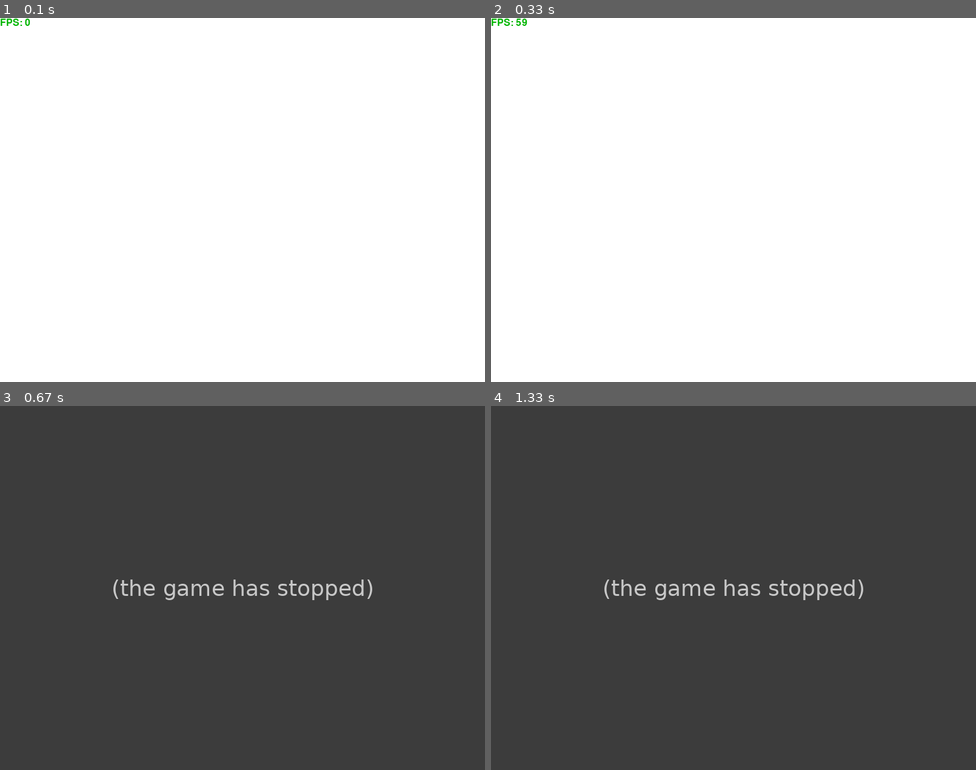
Above: before the commit, frames 1-4 (two rows, left to right).
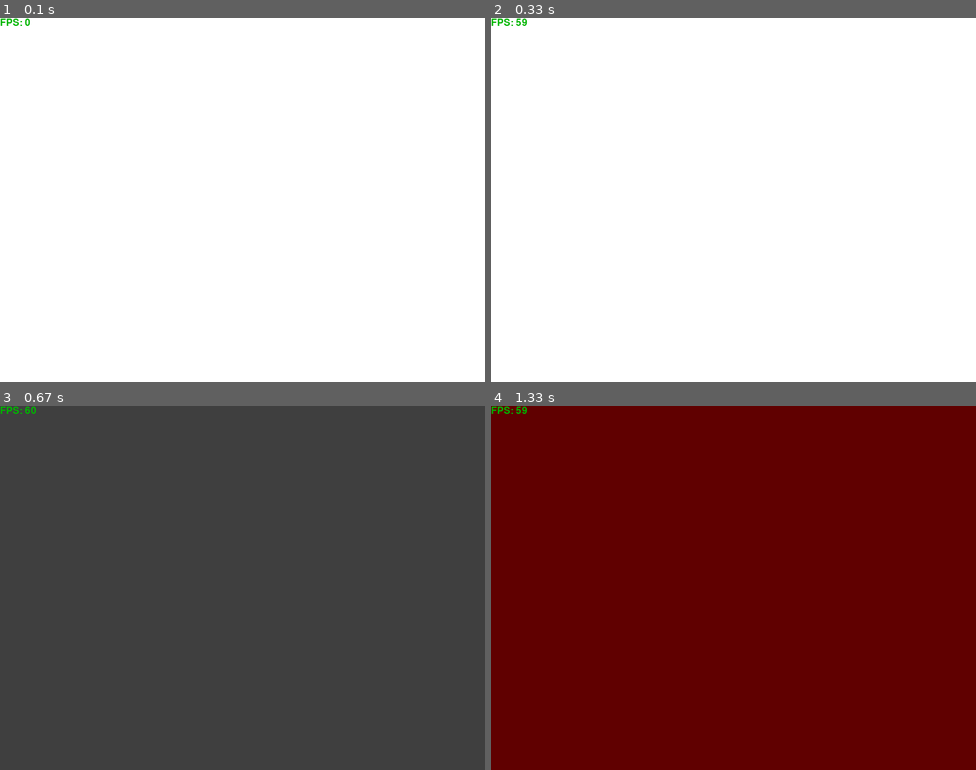
Above: after the commit, the same moments.

Repository: danielamador/pygame_game
Game: pygame game, started from first_game.py
Two runs of this game, one before a commit and one after it. Both use one fixed random seed, a clock stepped at 60 frames per second and the inputs below.
Inputs:
- Up to frame 1 (0.1 s): no input
- Up to frame 2 (0.33 s): no input
- Up to frame 3 (0.67 s): hold Q from 0.33 s (still down)
- Up to frame 4 (1.33 s): release Q at 0.8 s

Frames 1-2 are identical in both runs. In frame 3, 0.9% of the frame differs, in the area x 0-77%, y 0-54%; in frame 4, 100%, in the area x 0-100%, y 0-100%.
Error before the commit: AttributeError: 'GameManager' object has no attribute 'draw_elems' (first_game.py line 60); the game stopped at 0.33 s (later frames are placeholders)

Commit message:
Transition implemented

Diff:
--- a/first_game.py
+++ b/first_game.py
@@ -4,6 +4,8 @@
 
 #!!!COLOR KEY only works without alpha channel(and somehow makes sense)
 #!!!!!!!!!!!!!!!!!!!!!!!!!!!!!!!!!!!!!!!!!!!!!!!!!!!!!!!!!!!!!!!!!!!!!!
+
+#TODO: Implement scene transition
 
 COLOR_RED   = (255, 0,   0,   255)
 COLOR_GREEN = (0,   180, 0,   255)
@@ -22,6 +24,7 @@
     def __init__(self):
         self.screen = None
         self.scenes = []
+        self.active_scene = 0
         self.scr_dimen = (0, 0)
         self.main_loop_on = True
         self.time_elapsed = 0
@@ -57,11 +60,12 @@
             if event.type == pygame.QUIT:
                 self.main_loop_on = False
             if event.type == pygame.KEYDOWN:
-                for elems in self.draw_elems:
-                    elems._process_events(event.key)
+                #for elems in self.draw_elems:
+                #    elems._process_events(event.key)
                 if event.key == pygame.K_F1:
                     self.render_fps = not self.render_fps
                 if event.key == pygame.K_q or event.key == pygame.K_ESCAPE:
+                    self.transition(0, 1)
                     self.main_loop_on = False
 
 
@@ -73,13 +77,42 @@
 
     def main_loop(self):
         while True == self.main_loop_on:
-            for cena in self.scenes:
-                cena.draw()
+            self.scenes[self.active_scene].draw()
             self._render_fps(self.clock.get_fps())
             pygame.display.flip()
             self.time_elapsed += self.clock.tick(60)
             self._process_events()
             self._process_pressed_buttons()
+
+    def transition(self, sc_pos_1, sc_pos_2):
+        temp_1 = self.scenes[sc_pos_1].surface
+        temp_black = pygame.Surface((self.screen.get_size())).convert_alpha()
+
+        #fade in
+        temp_black.fill((0, 0, 0, 255))
+        alpha = 0
+        while alpha < 254:
+            temp_black.fill((0, 0, 0, alpha))
+            pygame.display.flip()
+            self.screen.blit(temp_1, (0, 0))
+            self.screen.blit(temp_black, (0, 0))
+            self._render_fps(self.get_fps())
+
+            alpha += 4
+
+        alpha = 255
+        self.scenes[sc_pos_2].draw()
+        temp_2 = self.scenes[sc_pos_2].surface
+
+        #fade out
+        while alpha >= 0:
+            temp_black.fill((0, 0, 0, alpha))
+            pygame.display.flip()
+            self.screen.blit(temp_2, (0, 0))
+            self.screen.blit(temp_black, (0, 0))
+            self._render_fps(self.get_fps())
+
+            alpha -= 4
 
     def insert_scene(self, scen):
         self.scenes.append(scen)
@@ -99,7 +132,8 @@
 def main():
     manager_obj = GameManager()
     manager_obj.start_pygame((800, 600), "First game")
-    manager_obj.insert_scene(scene.Test(manager_obj))
+    manager_obj.insert_scene(scene.Solid_Color(manager_obj, COLOR_WHITE))
+    manager_obj.insert_scene(scene.Solid_Color(manager_obj, COLOR_RED))
     manager_obj.main_loop()
 
 if __name__ == "__main__":
--- a/scene.py
+++ b/scene.py
@@ -29,11 +29,11 @@
     def scene_loop(self):
         pass
 
-class Test(Scene):
-    def __init__(self, manager):
+class Solid_Color(Scene):
+    def __init__(self, manager, color):
         super().__init__(manager)
         self.surface = pygame.Surface((self.manager.screen.get_size())).convert()
-        self.surface.fill((255, 255, 255))
+        self.surface.fill(color)
 
     def draw(self):
         self.manager.screen.blit(self.surface, (0,0))
